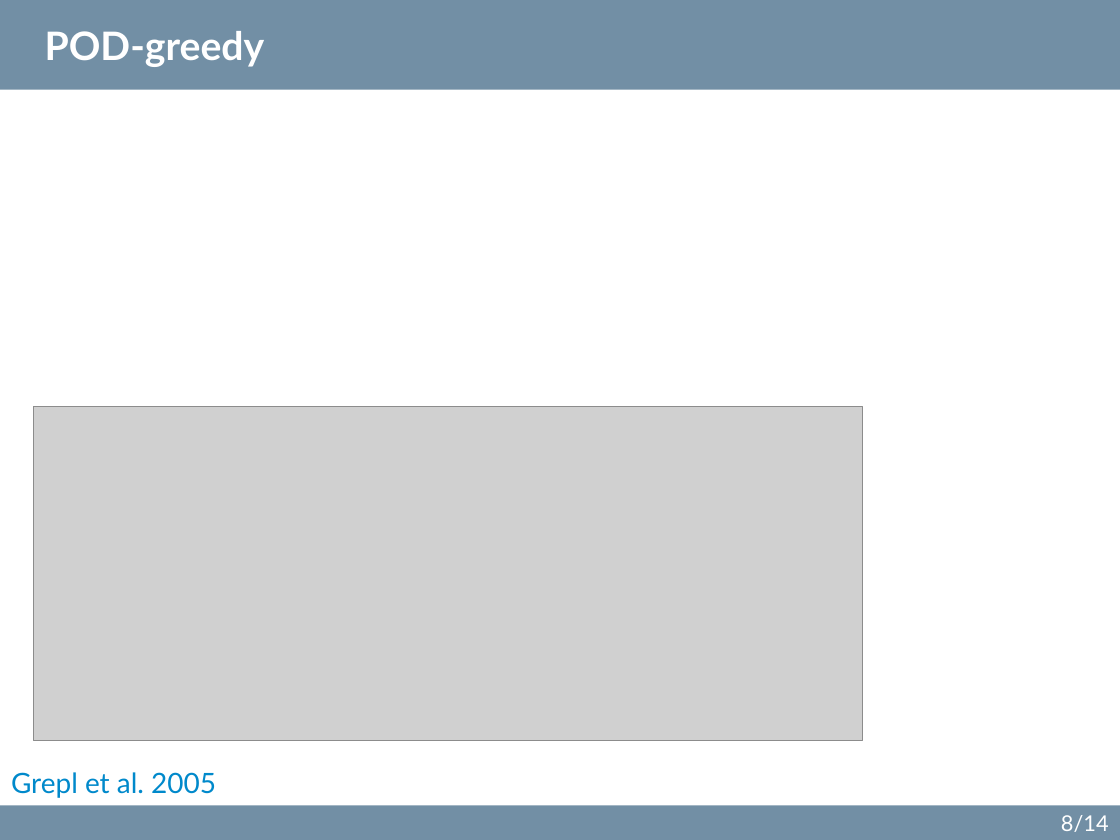
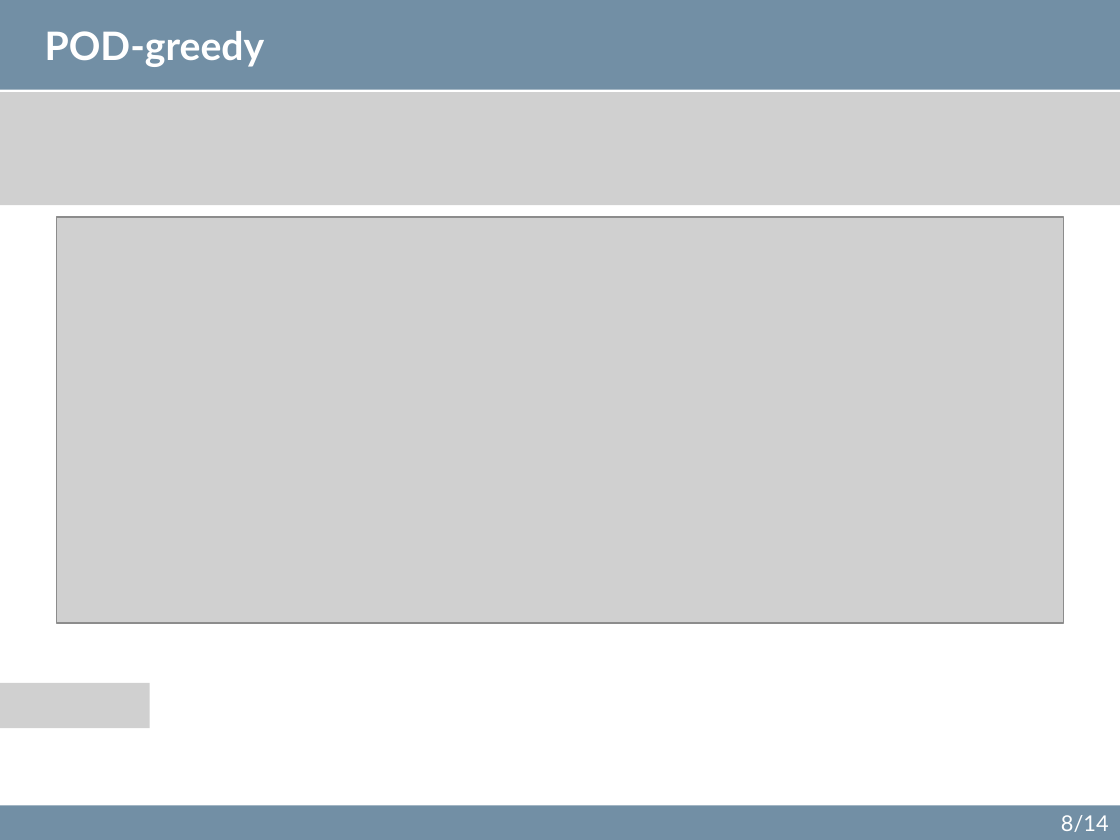
Before and after one commit to sciantix/sciantix-official, a slide deck: slide 8 of ROM updates 18 October 2024.pptx. Drawn at 1120x840 pixels with LibreOffice and Linux fonts; fonts in the diff are those of the drawing; grey boxes stand for pictures. Boxes give left, top, right and bottom in pixels: in the first picture for what was removed or moved away, otherwise in the second. Text is boxed around its words. In the diff, an @@ line names an element or a change of style, - is before the commit and + after.

```diff
--- a/ROM updates 18 October 2024.pptx
+++ b/ROM updates 18 October 2024.pptx
@@ picture added at <box>0,92,1120,205</box> @@
@@ picture: place and size @@
-picture at <box>34,407,862,741</box>
+picture at <box>57,217,1064,623</box>
@@ picture added at <box>0,683,150,728</box> @@
@@ text removed at <box>11,772,216,798</box> @@
-Grepl et al. 2005
```
Also in this commit, not shown: 7 other slides changed, 4 slides added, 3 slides removed, 8 other files.
